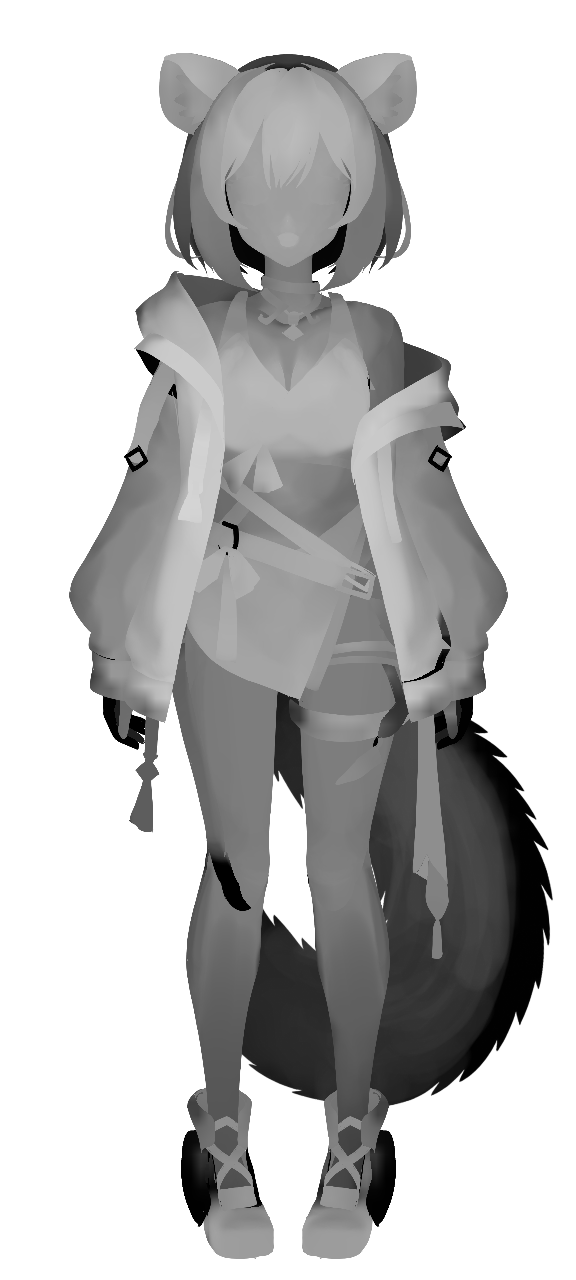
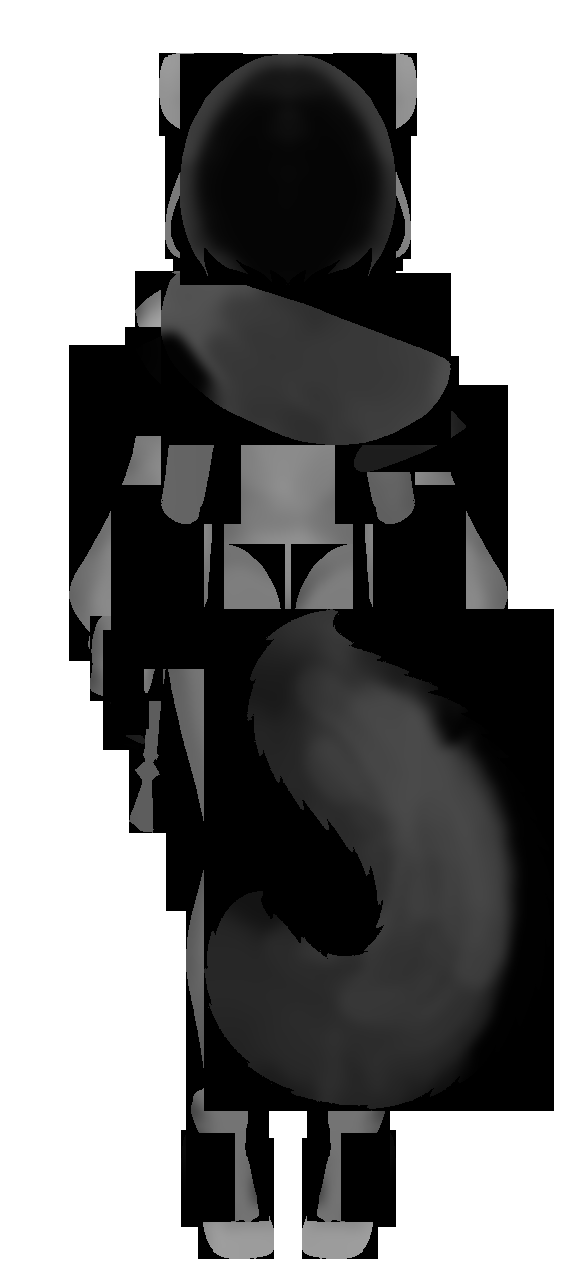
Comparing the layer stacks of the two 576 x 1280 images. Changes:
painted on "Face" over [222, 85, 354, 267]
painted on "Face2" over [222, 85, 354, 267]
painted on "Jacket::L" over [352, 394, 451, 685]
painted on "Jacket::R" over [125, 327, 224, 685]
painted on "Breast::Clothes" over [207, 333, 370, 474]
painted on "Breast::Clothes2" over [204, 291, 376, 476]
painted on "Belt" over [187, 516, 375, 600]
painted on "Belt2" over [207, 463, 376, 592]
painted on "Skirt2" over [173, 473, 375, 702]
painted on "Skirt" over [171, 487, 372, 691]
painted on "Body" over [166, 301, 410, 660]
painted on "Neck" over [202, 201, 375, 356]
painted on "Upper Leg::L" over [291, 544, 410, 911]
painted on "Upper Leg::R" over [166, 544, 285, 911]
painted on "Lower Leg::L" over [307, 834, 390, 1221]
painted on "Lower Leg::R" over [186, 834, 269, 1221]
painted on "Sleeve::L" over [353, 385, 508, 661]
painted on "Upper Arm::L" over [335, 303, 415, 524]
painted on "Sleeve::R" over [69, 345, 224, 661]
painted on "Hood::Back" over [161, 273, 450, 445]
painted on "Back Hair2::L" over [305, 64, 411, 258]
painted on "Back Hair2::R" over [165, 65, 267, 258]
painted on "Back Head" over [180, 54, 396, 285]
painted on "Tail コピー" over [206, 609, 531, 1111]
…and 90 more changes (90 painted)
